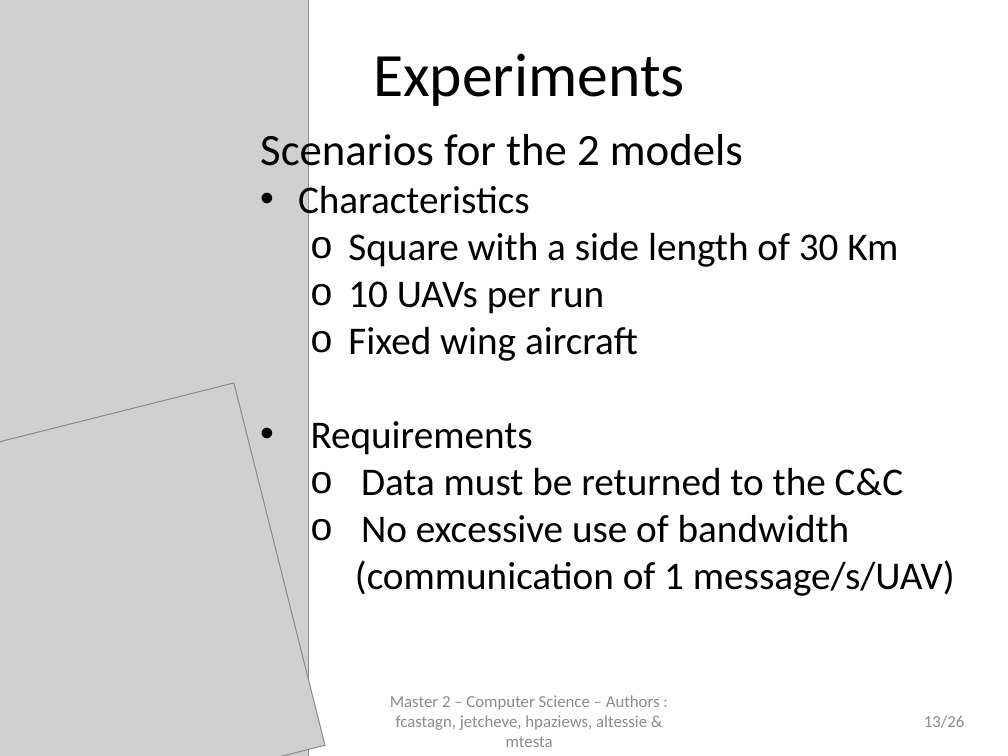
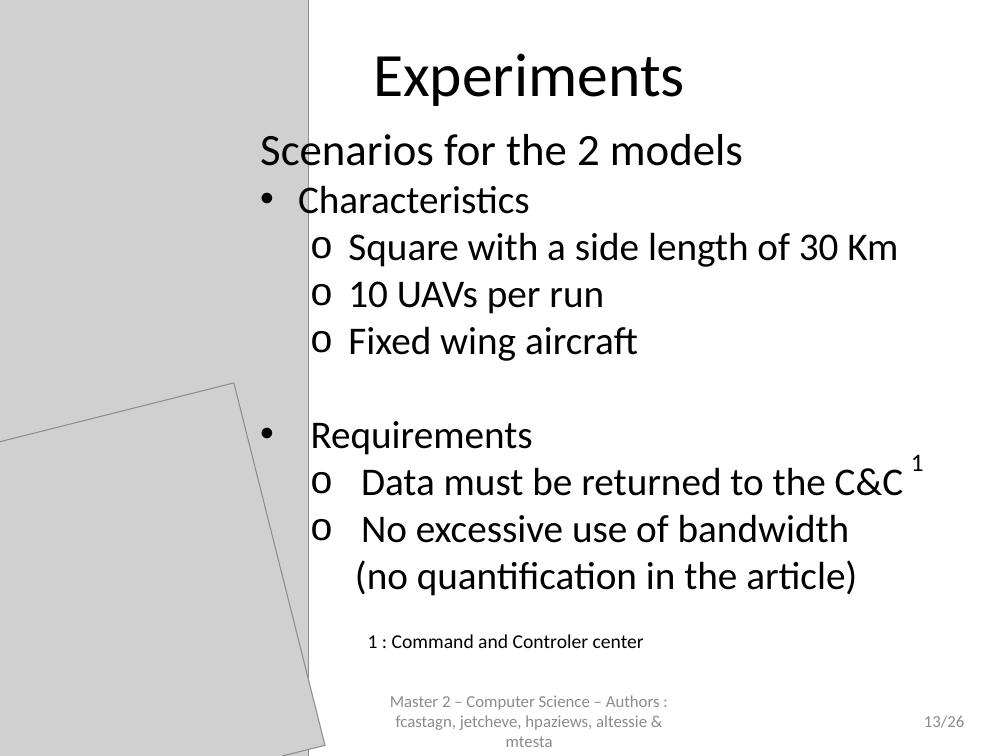
Before and after one commit to jetcheve/M2_PER_MMUAVGRA, a slide deck: slide 13 of ressources/presentation/PresentationPER_Desbarats_V3.pptx. Drawn at 1008x756 pixels with LibreOffice and Linux fonts; fonts in the diff are those of the drawing; grey boxes stand for pictures; background and template pictures are left out. Boxes give left, top, right and bottom in pixels: in the first picture for what was removed or moved away, otherwise in the second. Text is boxed around its words. In the diff, an @@ line names an element or a change of style, - is before the commit and + after.

```diff
--- a/ressources/presentation/PresentationPER_Desbarats_V3.pptx
+++ b/ressources/presentation/PresentationPER_Desbarats_V3.pptx
@@ text added at [911, 454, 924, 471], 18 pt, text #000000 @@
+1
@@ text at [355, 560, 857, 596]: text changed @@
-    (communication of 1 message/s/UAV)
+    (no quantification in the article)
@@ text added at [368, 634, 644, 648], 14 pt, text #000000 @@
+1 : Command and Controler center
```
Also in this commit, not shown: 17 other slides changed.
